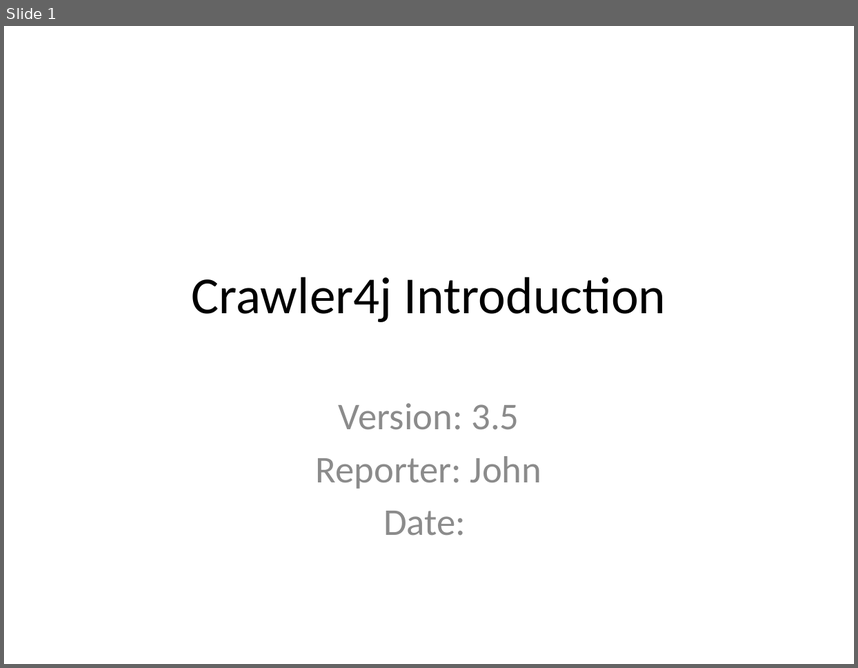
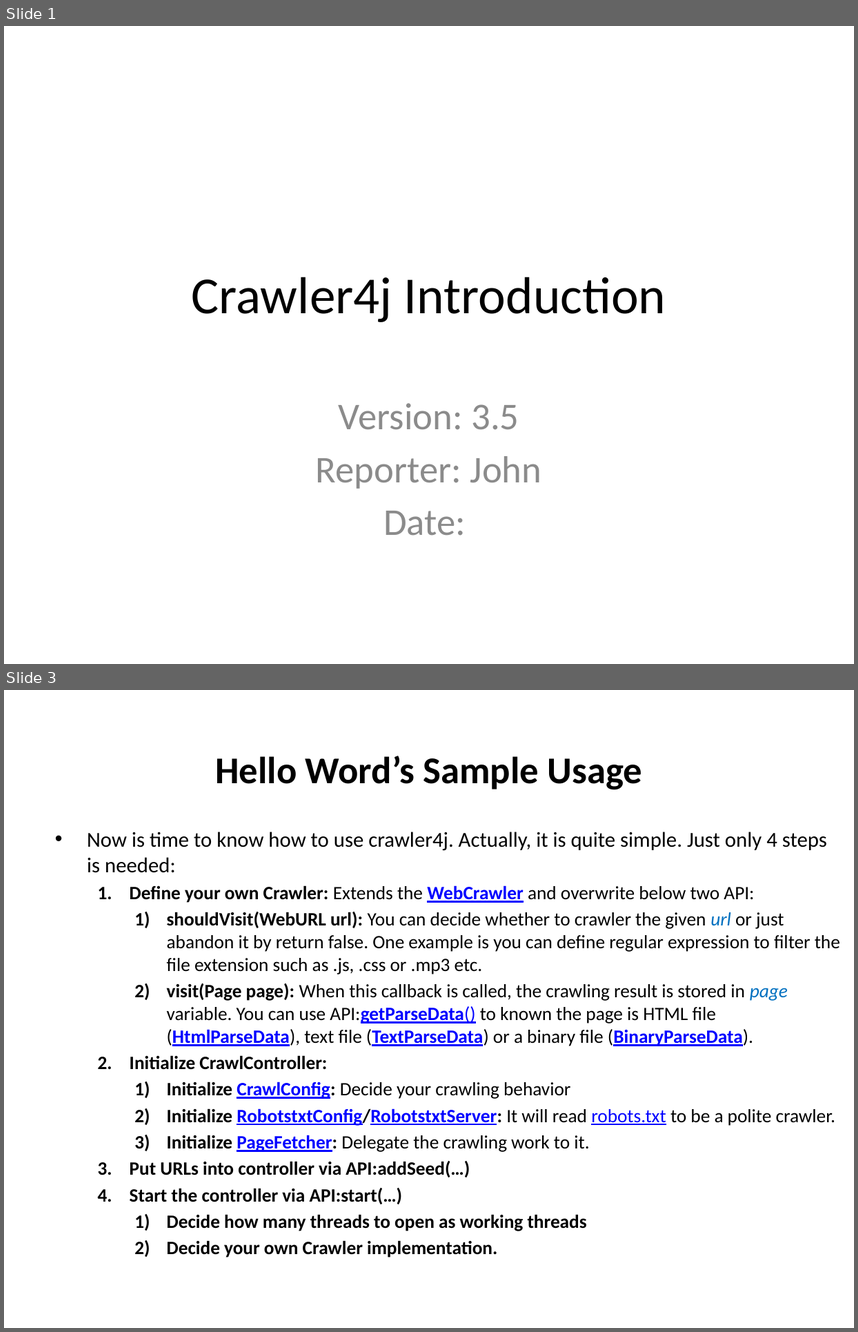
Before and after one commit to johnklee/sd2014, a slide deck: SD_Crawler4j/docs/Crawler4j_Introduction.pptx. Shown one above the other, each under a label of ours: slide 1 before the commit, slides 1 and 3 after it; the slides between them are not shown. The pictures are 858x668 and 858x1332 pixels, drawn with LibreOffice and Linux fonts; fonts in the diff are those of the drawing. Boxes give left, top, right and bottom in pixels: in the first picture for what was removed or moved away, otherwise in the second. Text is boxed around its words. In the diff, an @@ line names an element or a change of style, - is before the commit and + after.

```diff
--- a/SD_Crawler4j/docs/Crawler4j_Introduction.pptx
+++ b/SD_Crawler4j/docs/Crawler4j_Introduction.pptx
@@ slide 3 added at box(4, 690, 854, 1328), background #FFFFFF @@
@@ title added at box(215, 756, 642, 790), 32 pt, text #000000, bold @@
+Hello Word’s Sample Usage
@@ text added at box(87, 831, 840, 1257), 16 pt, text #000000 @@
+• Now is time to know how to use crawler4j. Actually, it is quite simple. Just only 4 steps is needed:
+  1. Define your own Crawler: Extends the WebCrawler and overwrite below two API:
+    1) shouldVisit(WebURL url): You can decide whether to crawler the given url or just abandon it by return false. One example is you can define regular expression to filter the file extension such as .js, .css or .mp3 etc.
+    2) visit(Page page): When this callback is called, the crawling result is stored in page variable. You can use API:getParseData() to known the page is HTML file (HtmlParseData), text file (TextParseData) or a binary file (BinaryParseData).
+  2. Initialize CrawlController:
+    1) Initialize CrawlConfig: Decide your crawling behavior
+    2) Initialize RobotstxtConfig/RobotstxtServer: It will read robots.txt to be a polite crawler.
+    3) Initialize PageFetcher: Delegate the crawling work to it.
+  3. Put URLs into controller via API:addSeed(…)
+  4. Start the controller via API:start(…)
+    1) Decide how many threads to open as working threads
+    2) Decide your own Crawler implementation.
```
Also in this commit, not shown: 1 slide changed, 3 other slides added, 2 other files.
